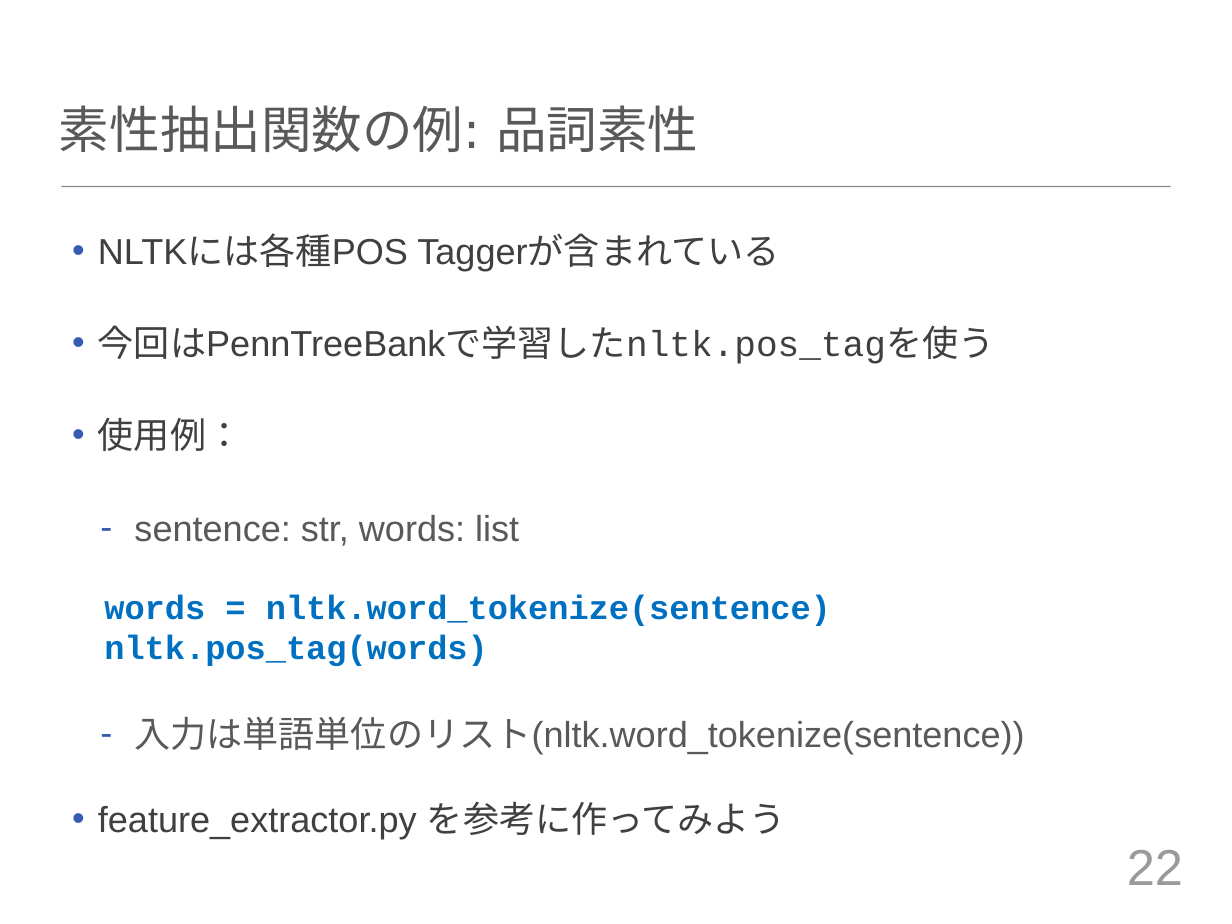
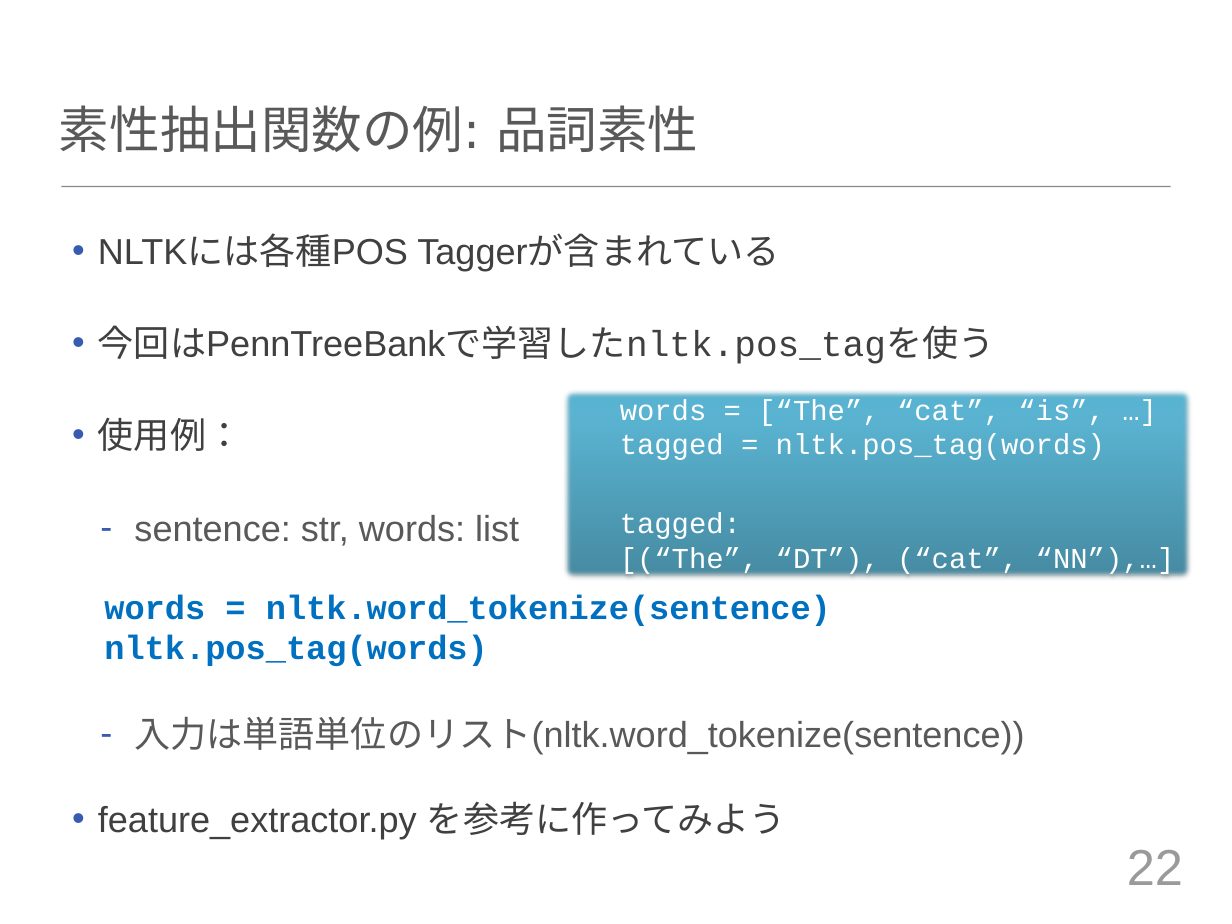
Before and after one commit to tuxedocat/ss2012, a slide deck: slide 22 of ss2012_slide.pptx. Drawn at 1232x924 pixels with LibreOffice and Linux fonts; fonts in the diff are those of the drawing. Boxes give left, top, right and bottom in pixels: in the first picture for what was removed or moved away, otherwise in the second. Text is boxed around its words. In the diff, an @@ line names an element or a change of style, - is before the commit and + after.

```diff
--- a/ss2012_slide.pptx
+++ b/ss2012_slide.pptx
@@ rectangle added at (561, 387, 1193, 581), fill gradient #4589A1 to #5AB2D0 to #58B4D4, outline #66AEC7 0.75 pt, 24 pt, text #FFFFFF @@
+    words = [“The”, “cat”, “is”, …]
+    tagged = nltk.pos_tag(words)
+    tagged:
+    [(“The”, “DT”), (“cat”, “NN”),…]
```
Also in this commit, not shown: 9 other slides changed, 2 slides added, 1 slide removed, 4 other files.
